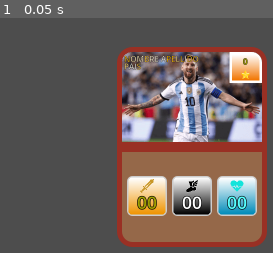
Above: before the commit, frame 1.
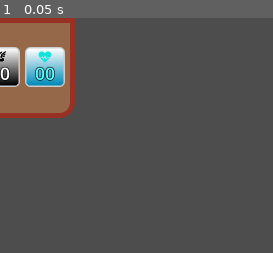
Above: after the commit, the same moment.

Repository: albanofazzito/Garayzar_Fazzito-Offside
Game: Godot game, scene res://Escenas/Carta.tscn
Two runs of this game, one before a commit and one after it. Both use one fixed random seed, a clock stepped at 60 frames per second and the inputs below.
Inputs:
- Up to frame 1 (0.05 s): no input

The runs differ from the first frame. In frame 1, 55% of the frame differs, in the area x 0-98%, y 0-98%.

Commit message:
Script de adicion de cartas funcional
Se agrego un enum posicion

Diff:
--- a/offside/Escenas/Carta.tscn
+++ b/offside/Escenas/Carta.tscn
@@ -126,10 +126,10 @@
 anchor_top = 0.5
 anchor_right = 0.5
 anchor_bottom = 0.5
-offset_left = 234.0
-offset_top = 58.0
-offset_right = 534.0
-offset_bottom = 458.0
+offset_left = -150.0
+offset_top = -200.0
+offset_right = 150.0
+offset_bottom = 200.0
 grow_horizontal = 2
 grow_vertical = 2
 theme_override_styles/panel = SubResource("StyleBoxFlat_lrvte")
--- a/offside/Escenas/ManoDeCartas.tscn
+++ b/offside/Escenas/ManoDeCartas.tscn
@@ -1,6 +1,6 @@
 [gd_scene format=3 uid="uid://ctcd0nbvhtn0n"]
 
-[ext_resource type="Script" uid="uid://cn212c4nrb462" path="res://Escenas/mano.gd" id="1_lih4g"]
+[ext_resource type="Script" uid="uid://cn212c4nrb462" path="res://Scripts/mano.gd" id="1_lih4g"]
 
 [node name="Node2D" type="Node2D" unique_id=869793766]
 
--- a/offside/Scripts/Carta.gd
+++ b/offside/Scripts/Carta.gd
@@ -1,30 +1,26 @@
 extends Panel
 
-
-const COLORES_CALIDAD= {JugadorData.Calidad.BRONCE: Color("#993024"),
-JugadorData.Calidad.PLATA: Color("#978f87"),
-JugadorData.Calidad.ORO: Color("#d19700"),
-JugadorData.Calidad.CAPITAN: Color("#00c2d1")}
-
-
+var COLORES_CALIDAD = {
+	JugadorData.Calidad.BRONCE: Color("#993024"),
+	JugadorData.Calidad.PLATA: Color("#978f87"),
+	JugadorData.Calidad.ORO: Color("#d19700"),
+	JugadorData.Calidad.CAPITAN: Color("#00c2d1")
+}
 
 @export var datos: JugadorData:
 	set(value):
-		datos= value
+		datos = value
 		if is_node_ready():
 			actualizar_carta()
-
-
-
 
 func actualizar_carta():
 	$Jugador.texture = datos.foto
 	$InfoJugador.text = datos.info
-	$InfoJugadorBorde.text= datos.info
-	$RecipienteEstrellas/Coste.text= datos.estrellas
-	$Stats/CajaAtaque/NumeroAtaque.text= datos.stat_ataque
-	$Stats/CajaVelocidad/NumeroVelocidad.text= datos.stat_velocidad
-	$Stats/CajaDefensa/NumeroDefensa.text= datos.stat_vida
+	$InfoJugadorBorde.text = datos.info
+	$RecipienteEstrellas/Coste.text = datos.estrellas
+	$Stats/CajaAtaque/NumeroAtaque.text = datos.stat_ataque
+	$Stats/CajaVelocidad/NumeroVelocidad.text = datos.stat_velocidad
+	$Stats/CajaDefensa/NumeroDefensa.text = datos.stat_vida
 	aplicarCalidad(datos.calidad)
 
 func aplicarCalidad(calidad: JugadorData.Calidad):
--- a/offside/Scripts/datosJugador.gd
+++ b/offside/Scripts/datosJugador.gd
@@ -1,6 +1,8 @@
 class_name JugadorData
 extends Resource
 enum Calidad { BRONCE, PLATA, ORO, CAPITAN }
+enum Posicion {ARQUERO, DEFENSOR, MEDIOCAMPISTA, }
+@export var posicion: Posicion= Posicion.ARQUERO
 @export var info: String= ""
 @export var foto: Texture2D
 @export var bandera: Texture2D
--- a/offside/Scripts/mano.gd
+++ b/offside/Scripts/mano.gd
@@ -6,22 +6,22 @@
 @export var angulo: float = 30.0
 @export var spaciado: float = 120.0
 
-@export var carta_scene: PackedScene
+var escenaCarta= load("res://Escenas/Carta.tscn")
 
 func _input(event: InputEvent) -> void:
-	if event is InputEventKey:
+	if event is InputEventKey and cartas.size()<cartas_max   :
 		if event.keycode == KEY_SPACE and event.pressed:
-			agregar(carta_scene)
+			agregar(escenaCarta)
 
-func agregar(Carta : PackedScene) -> void:
-	var carti = Carta.instantiate()
+func agregar(escenaCarta) -> void:
+	var carti = escenaCarta.instantiate()
 	add_child(carti)
 	cartas.append(carti)
 	orden()
 
-func sacar(Carta) -> void:
-	cartas.erase(Carta)
-	Carta.queue_free()
+func sacar(escenaCarta) -> void:
+	cartas.erase(escenaCarta)
+	escenaCarta.queue_free()
 	orden()
 
 func orden() -> void:
--- a/offside/Scripts/mano_de_cartas.gd
+++ b/offside/Scripts/mano_de_cartas.gd
@@ -8,7 +8,7 @@
 @export var spaciado: float = 120.0
 
 func agregar(Carta : PackedScene) -> void:
-	var carti = Carta.instantiate()
+	var carti = Car   ta.instantiate()
 	add_child(carti)
 	cartas.append(carti)
 	orden()
--- a/offside/node_2d.gd
+++ /dev/null
@@ -1,11 +0,0 @@
-extends Node2D
-
-
-# Called when the node enters the scene tree for the first time.
-func _ready() -> void:
-	pass # Replace with function body.
-
-
-# Called every frame. 'delta' is the elapsed time since the previous frame.
-func _process(delta: float) -> void:
-	pass
Not shown, removed: offside/node_2d.gd.uid
